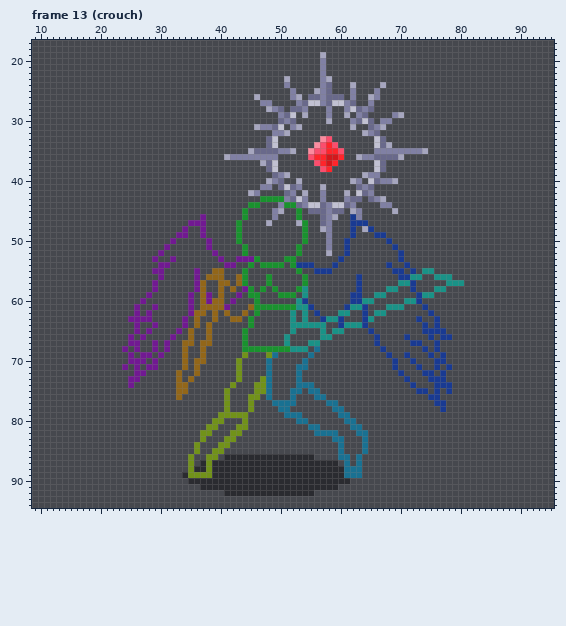
Pixel-art file: assets/player/Valka the Fallen - 6.aseprite. Above is the file before it was changed.
96x96 pixels, 15 frames. Colours within 5 levels of each other are drawn and written as one. Shown: frame 13 (crouch): x 9..95, y 17..94. The commit also changed other frames, which this record leaves out.
And afterwards:
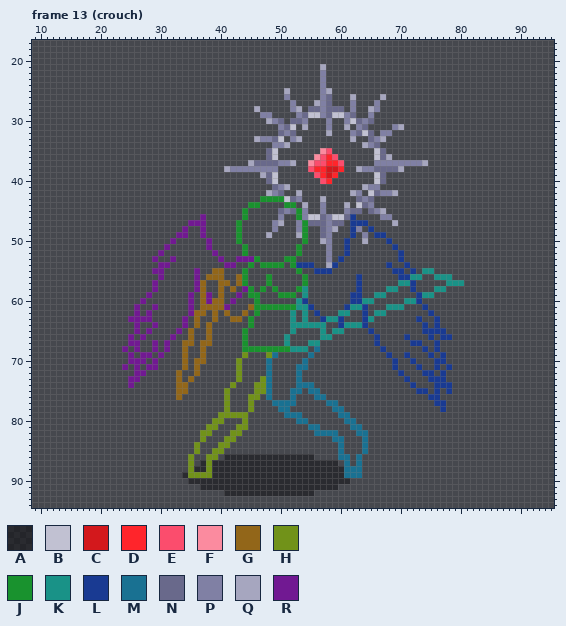
Palette (. is transparent): A #0e0e1280  B #c1c1d2  C #d3181c  D #ff252b  E #fb4d6d  F #fb8b9f  G #926619  H #719219  J #19922e  K #199287  L #193a92  M #197192  N #69698b  P #8080a4  Q #a6a6bf  R #711992
What changed:
--- frame 13 (crouch), layer "main/halo"
@@ x 39..76 @@
 18 ......................................
-19 ..................Q...................
-20 ..................P...................
-21 ..................P...................
+19 ......................................
+20 ......................................
+21 ..................Q...................
 22 ..................P...................
-23 ............Q.....PQ..................
-24 ............P.....PN...Q....Q.........
-25 .............P...QPN...P...P..........
-26 .......Q.....PQ.NNPNNN.P..QP..........
-27 ........PP....PNBBPNBBPN..P...........
-28 .........QPN.NNP...P..PBNPN...........
-29 ...........PNB.Q...P..Q.PN....PQ......
-30 ...........NPN.....Q...PNBN.PP........
-31 .......QPPNB.PQ........Q..NPQ.........
-32 ..........PPQ............QPN..........
-33 .........NB.......FE.......BN.........
-34 .........NB......FEDE......BNQ........
-35 ......QNNNNPPQ..FEEDDE.....PPPPPPPPQ..
-36 ..QPPPPPPPP.....EDDCCD..QPPNNNNQ......
-37 ........QNB......EDCD......BN.........
-38 .........NB.......ED.......BN.........
-39 ..........NPQ............QPP..........
-40 .........QPN..Q........QP.BNPPQ.......
-41 ........PP.NBNP...Q.....NPN...........
-42 ......QP....NP.Q..P...Q.BNP...........
-43 ........JJJJPNBP..P...PNN.NPQ.........
-44 ......JJ...PJJNPBBNPBBNP....PP........
-45 .....J....PQ..J.NNNPNN.QP.....Q.......
-46 .....J....P...J...NPQ..LP.............
-47 ....J....Q....QJ..NP...LLL............
-48 ....J..........J..QP...L.QL...........
-49 ....J..........J...P...L...LL.........
-50 ....J..........J...P..L......L........
+23 ..................P...................
+24 ..................P...................
+25 ............Q.....PQ..................
+26 ............P.....PN...Q....Q.........
+27 .............P...QPN...P...P..........
+28 .......Q.....PQ.NNPNNN.P..QP..........
+29 ........PP....PNBBPNBBPN..P...........
+30 .........QPN.NNP...P..PBNPN...........
+31 ...........PNB.Q...P..Q.PN....PQ......
+32 ...........NPN.....Q...PNBN.PP........
+33 .......QPPNB.PQ........Q..NPQ.........
+34 ..........PPQ............QPN..........
+35 .........NB.......FE.......BN.........
+36 .........NB......FEDE......BNQ........
+37 ......QNNNNPPQ..FEEDDE.....PPPPPPPPQ..
+38 ..QPPPPPPPP.....EDDCCD..QPPNNNNQ......
+39 ........QNB......EDCD......BN.........
+40 .........NB.......ED.......BN.........
+41 ..........NPQ............QPP..........
+42 .........QPN..Q........QP.BNPPQ.......
+43 ........JJJJBNP...Q.....NPN...........
+44 ......JJ....JJ.Q..P...Q.BNP...........
+45 .....J.....NPNJP..P...PNN.NPQ.........
+46 .....J.....P..JPBBNPBBNL....PP........
+47 ....J.....PQ..PJNNNPNN.LLL....Q.......
+48 ....J.....P...PJ..NPQ..LP.L...........
+49 ....J....Q....QJ..NP...L.P.LL.........
+50 ....J..........J..QP..L..Q...L........
 51 .....J........J....P..L.......L.......
-52 R....J........J....Q..L........L......
-53 .R..RRRJ....JJ.......L.........L......
-54 ..RR..J.JJJJ.JLLL...L........L..L.....
+52 R....J........J....P..L........L......
+53 .R..RRRJ....JJ.....P.L.........L......
+54 ..RR..J.JJJJ.JLLL..QL........L..L.....
 55 GG...J........J..LLL..........LL.L.KK.
Where, in picture pixels (left, top, right, bottom), the same in both pictures:
changed: (224, 52, 428, 268)
